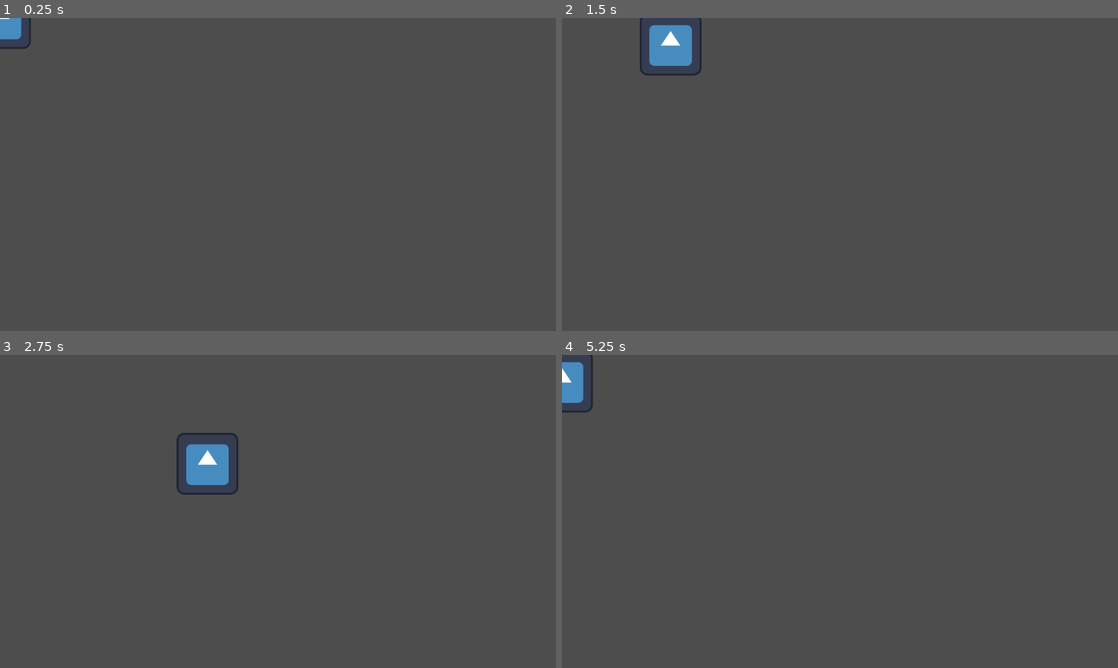
Above: before the commit, frames 1-4 (two rows, left to right).
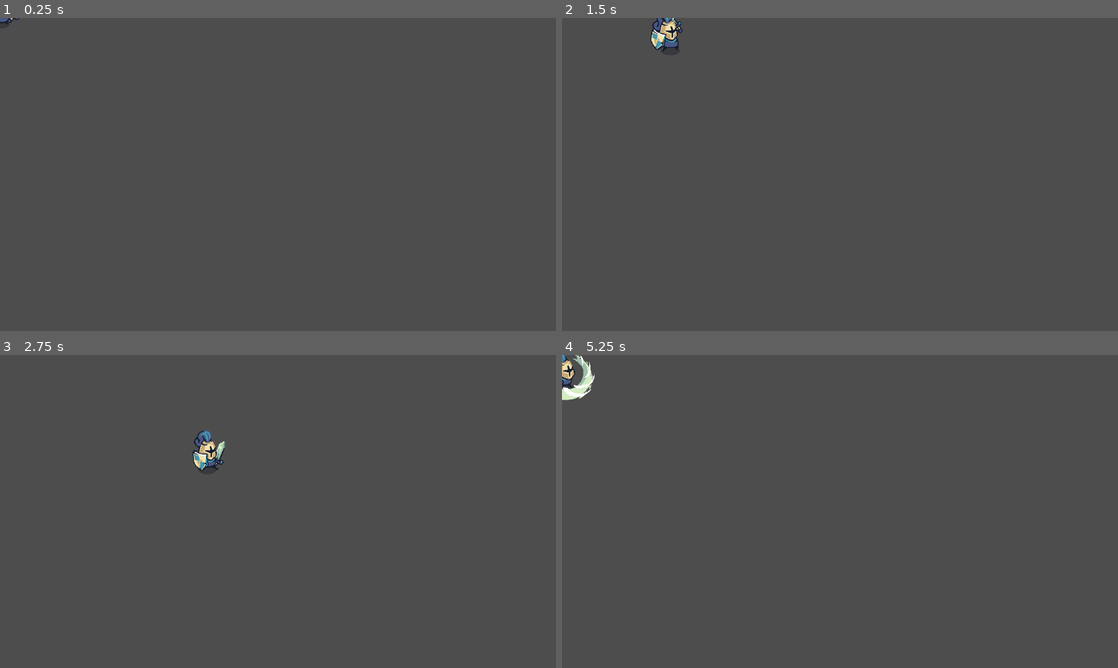
Above: after the commit, the same moments.

Repository: supgi/projeto-z
Game: Godot game, scene res://Objects/Player/player.tscn
The game is run twice, just before and just after one commit, with the same random seed, the same clock (stepped at 60 frames per second) and the same inputs. The project has no main scene, so this scene is started directly. The engine's default icon, where the game draws it, is replaced by a stand-in: a white triangle on a blue panel in a dark square.
Inputs (mouse positions are in pixels of both pictures, inside the frame that each line leads up to):
- Up to frame 1 (0.25 s): no input
- Up to frame 2 (1.5 s): tap Enter at 0.5 s; move the mouse to (962, 158) at 0.52 s; press the mouse at (962, 158) at 0.53 s; hold D (right) 0.53-1.28 s; move the mouse to (728, 190) at 1.27 s; release the mouse at (728, 190) at 1.28 s; hold S (down) from 1.28 s (still down); click (728, 190) at 1.35 s
- Up to frame 3 (2.75 s): move the mouse to (333, 442) at 2.02 s; release S (down) at 2.03 s; press the mouse at (333, 442) at 2.03 s; hold D (right) from 2.03 s (still down)
- Up to frame 4 (5.25 s): move the mouse to (812, 574) at 2.77 s; release D (right) at 2.78 s; release the mouse at (812, 574) at 2.78 s; hold W (up) 2.78-3.53 s; click (812, 574) at 2.85 s; move the mouse to (1006, 558) at 3.52 s; press the mouse at (1006, 558) at 3.53 s; hold A (left) 3.53-5.03 s; move the mouse to (673, 464) at 4.27 s; release the mouse at (673, 464) at 4.28 s; click (673, 464) at 4.35 s; move the mouse to (867, 511) at 5.02 s; press the mouse at (867, 511) at 5.03 s; hold S (down) from 5.03 s (still down)

The runs differ from the first frame. In frame 1, 0.3% of the frame differs, in the area x 0-6%, y 0-10%; in frame 2, 1.3%; in frame 3, 1.3%, in the area x 31-43%, y 24-45%; in frame 4, 0.8%.

Commit message:
feat: added animation system

Diff:
--- a/Objects/Enemy/Scripts/enemy.gd
+++ b/Objects/Enemy/Scripts/enemy.gd
@@ -19,7 +19,7 @@
 
 func _physics_process(delta: float) -> void: state_action[state].call()
 
-func _idle() -> void: pass
+func _idle() -> void: move(Vector2.ZERO)
 
 func _following() -> void:
 
@@ -27,7 +27,7 @@
 
 		var direction: Vector2 = global_position.direction_to(player.global_position)
 		move(direction)
-		if global_position.distance_to(player.global_position) < 180: state = STATES.ATTACKING
+		if global_position.distance_to(player.global_position) < 70: state = STATES.ATTACKING
 
 func _attacking() -> void:
 
@@ -36,7 +36,7 @@
 		var direction: Vector2 = global_position.direction_to(player.global_position)
 		attack(direction)
 
-		if global_position.distance_to(player.global_position) > 180: state = STATES.FOLLOWING
+		if global_position.distance_to(player.global_position) > 70: state = STATES.FOLLOWING
 
 func _on_body_entered(body: Node2D) -> void:
 
--- a/Objects/Enemy/enemy.tscn
+++ b/Objects/Enemy/enemy.tscn
@@ -1,11 +1,160 @@
-[gd_scene load_steps=7 format=3 uid="uid://b6b2wpcyspnb3"]
+[gd_scene load_steps=28 format=3 uid="uid://b6b2wpcyspnb3"]
 
 [ext_resource type="Script" uid="uid://d1l8x4kqg4er4" path="res://Objects/Enemy/Scripts/enemy.gd" id="1_mpms8"]
-[ext_resource type="Texture2D" uid="uid://c6shi5atao84a" path="res://icon.svg" id="2_mpms8"]
 [ext_resource type="Script" uid="uid://b78kf1sxbkwb5" path="res://Scripts/Classes/attack_area.gd" id="3_0o1ru"]
+[ext_resource type="Texture2D" uid="uid://b5tbe7yrxbkdg" path="res://Assets/Units/Red Units/Warrior/Warrior_Attack1.png" id="4_inh4i"]
+[ext_resource type="Texture2D" uid="uid://cr3mti633hasf" path="res://Assets/Units/Red Units/Warrior/Warrior_Idle.png" id="4_vvbri"]
+[ext_resource type="Texture2D" uid="uid://cm0ipks6f1dro" path="res://Assets/Units/Red Units/Warrior/Warrior_Run.png" id="6_oc3m2"]
+
+[sub_resource type="AtlasTexture" id="AtlasTexture_lcj3c"]
+atlas = ExtResource("4_inh4i")
+region = Rect2(0, 0, 192, 192)
+
+[sub_resource type="AtlasTexture" id="AtlasTexture_88hj4"]
+atlas = ExtResource("4_inh4i")
+region = Rect2(192, 0, 192, 192)
+
+[sub_resource type="AtlasTexture" id="AtlasTexture_ht8vv"]
+atlas = ExtResource("4_inh4i")
+region = Rect2(384, 0, 192, 192)
+
+[sub_resource type="AtlasTexture" id="AtlasTexture_utjfn"]
+atlas = ExtResource("4_inh4i")
+region = Rect2(576, 0, 192, 192)
+
+[sub_resource type="AtlasTexture" id="AtlasTexture_4yh4q"]
+atlas = ExtResource("4_vvbri")
+region = Rect2(0, 0, 192, 192)
+
+[sub_resource type="AtlasTexture" id="AtlasTexture_inh4i"]
+atlas = ExtResource("4_vvbri")
+region = Rect2(192, 0, 192, 192)
+
+[sub_resource type="AtlasTexture" id="AtlasTexture_oc3m2"]
+atlas = ExtResource("4_vvbri")
+region = Rect2(384, 0, 192, 192)
+
+[sub_resource type="AtlasTexture" id="AtlasTexture_6i1qt"]
+atlas = ExtResource("4_vvbri")
+region = Rect2(576, 0, 192, 192)
+
+[sub_resource type="AtlasTexture" id="AtlasTexture_ecmjm"]
+atlas = ExtResource("4_vvbri")
+region = Rect2(768, 0, 192, 192)
+
+[sub_resource type="AtlasTexture" id="AtlasTexture_hijke"]
+atlas = ExtResource("4_vvbri")
+region = Rect2(960, 0, 192, 192)
+
+[sub_resource type="AtlasTexture" id="AtlasTexture_laowg"]
+atlas = ExtResource("4_vvbri")
+region = Rect2(1152, 0, 192, 192)
+
+[sub_resource type="AtlasTexture" id="AtlasTexture_15he1"]
+atlas = ExtResource("4_vvbri")
+region = Rect2(1344, 0, 192, 192)
+
+[sub_resource type="AtlasTexture" id="AtlasTexture_ujq11"]
+atlas = ExtResource("6_oc3m2")
+region = Rect2(0, 0, 192, 192)
+
+[sub_resource type="AtlasTexture" id="AtlasTexture_cf36d"]
+atlas = ExtResource("6_oc3m2")
+region = Rect2(192, 0, 192, 192)
+
+[sub_resource type="AtlasTexture" id="AtlasTexture_25u1t"]
+atlas = ExtResource("6_oc3m2")
+region = Rect2(384, 0, 192, 192)
+
+[sub_resource type="AtlasTexture" id="AtlasTexture_o1gu3"]
+atlas = ExtResource("6_oc3m2")
+region = Rect2(576, 0, 192, 192)
+
+[sub_resource type="AtlasTexture" id="AtlasTexture_lvedp"]
+atlas = ExtResource("6_oc3m2")
+region = Rect2(768, 0, 192, 192)
+
+[sub_resource type="AtlasTexture" id="AtlasTexture_ouv0v"]
+atlas = ExtResource("6_oc3m2")
+region = Rect2(960, 0, 192, 192)
+
+[sub_resource type="SpriteFrames" id="SpriteFrames_lcj3c"]
+animations = [{
+"frames": [{
+"duration": 1.0,
+"texture": SubResource("AtlasTexture_lcj3c")
+}, {
+"duration": 1.0,
+"texture": SubResource("AtlasTexture_88hj4")
+}, {
+"duration": 1.0,
+"texture": SubResource("AtlasTexture_ht8vv")
+}, {
+"duration": 1.0,
+"texture": SubResource("AtlasTexture_utjfn")
+}, {
+"duration": 1.0,
+"texture": SubResource("AtlasTexture_lcj3c")
+}],
+"loop": false,
+"name": &"attack",
+"speed": 12.0
+}, {
+"frames": [{
+"duration": 1.0,
+"texture": SubResource("AtlasTexture_4yh4q")
+}, {
+"duration": 1.0,
+"texture": SubResource("AtlasTexture_inh4i")
+}, {
+"duration": 1.0,
+"texture": SubResource("AtlasTexture_oc3m2")
+}, {
+"duration": 1.0,
+"texture": SubResource("AtlasTexture_6i1qt")
+}, {
+"duration": 1.0,
+"texture": SubResource("AtlasTexture_ecmjm")
+}, {
+"duration": 1.0,
+"texture": SubResource("AtlasTexture_hijke")
+}, {
+"duration": 1.0,
+"texture": SubResource("AtlasTexture_laowg")
+}, {
+"duration": 1.0,
+"texture": SubResource("AtlasTexture_15he1")
+}],
+"loop": true,
+"name": &"idle",
+"speed": 12.0
+}, {
+"frames": [{
+"duration": 1.0,
+"texture": SubResource("AtlasTexture_ujq11")
+}, {
+"duration": 1.0,
+"texture": SubResource("AtlasTexture_cf36d")
+}, {
+"duration": 1.0,
+"texture": SubResource("AtlasTexture_25u1t")
+}, {
+"duration": 1.0,
+"texture": SubResource("AtlasTexture_o1gu3")
+}, {
+"duration": 1.0,
+"texture": SubResource("AtlasTexture_lvedp")
+}, {
+"duration": 1.0,
+"texture": SubResource("AtlasTexture_ouv0v")
+}],
+"loop": true,
+"name": &"run",
+"speed": 12.0
+}]
 
 [sub_resource type="RectangleShape2D" id="RectangleShape2D_0o1ru"]
-size = Vector2(129, 127)
+size = Vector2(34, 30)
 
 [sub_resource type="CircleShape2D" id="CircleShape2D_0o1ru"]
 radius = 45.0444
@@ -20,14 +169,15 @@
 detection_area = NodePath("DetectionArea")
 speed = 2.0
 attack_area = NodePath("AttackArea")
-sprites = NodePath("Sprite2D")
+sprites = NodePath("AnimatedSprite2D")
 metadata/_custom_type_script = "uid://dpbkv0e0cwfxj"
 
-[node name="Sprite2D" type="Sprite2D" parent="."]
-texture = ExtResource("2_mpms8")
+[node name="AnimatedSprite2D" type="AnimatedSprite2D" parent="."]
+position = Vector2(0, -18)
+sprite_frames = SubResource("SpriteFrames_lcj3c")
+animation = &"attack"
 
 [node name="CollisionShape2D" type="CollisionShape2D" parent="."]
-position = Vector2(-0.5, -0.5)
 shape = SubResource("RectangleShape2D_0o1ru")
 
 [node name="AttackArea" type="Area2D" parent="."]
@@ -35,10 +185,11 @@
 metadata/_custom_type_script = "uid://b78kf1sxbkwb5"
 
 [node name="CollisionShape2D" type="CollisionShape2D" parent="AttackArea"]
-position = Vector2(94, 1)
+position = Vector2(13, 0)
 shape = SubResource("CircleShape2D_0o1ru")
 
 [node name="DetectionArea" type="Area2D" parent="."]
+visible = false
 
 [node name="CollisionShape2D" type="CollisionShape2D" parent="DetectionArea"]
 shape = SubResource("CircleShape2D_vvbri")
--- a/Objects/Player/player.tscn
+++ b/Objects/Player/player.tscn
@@ -1,24 +1,211 @@
-[gd_scene load_steps=6 format=3 uid="uid://bws7xxpby6gh0"]
+[gd_scene load_steps=32 format=3 uid="uid://bws7xxpby6gh0"]
 
 [ext_resource type="Script" uid="uid://b5glxvg0ocpop" path="res://Objects/Player/Scripts/player.gd" id="1_156m4"]
-[ext_resource type="Texture2D" uid="uid://c6shi5atao84a" path="res://icon.svg" id="2_yw17q"]
+[ext_resource type="Texture2D" uid="uid://4xpcdy5xvfsu" path="res://Assets/Units/Blue Units/Warrior/Warrior_Attack1.png" id="2_u7612"]
 [ext_resource type="Script" uid="uid://b78kf1sxbkwb5" path="res://Scripts/Classes/attack_area.gd" id="3_l2ya6"]
+[ext_resource type="Texture2D" uid="uid://cyug4stt22b04" path="res://Assets/Units/Blue Units/Warrior/Warrior_Run.png" id="3_o1rty"]
+[ext_resource type="Texture2D" uid="uid://d1t576fnl7e68" path="res://Assets/Units/Blue Units/Warrior/Warrior_Attack2.png" id="4_bpp7x"]
+[ext_resource type="Texture2D" uid="uid://cpgu4fov3x3y8" path="res://Assets/Units/Blue Units/Warrior/Warrior_Idle.png" id="4_o1rty"]
+
+[sub_resource type="AtlasTexture" id="AtlasTexture_r7vp5"]
+atlas = ExtResource("2_u7612")
+region = Rect2(0, 0, 192, 192)
+
+[sub_resource type="AtlasTexture" id="AtlasTexture_um0bh"]
+atlas = ExtResource("2_u7612")
+region = Rect2(192, 0, 192, 192)
+
+[sub_resource type="AtlasTexture" id="AtlasTexture_8nghj"]
+atlas = ExtResource("2_u7612")
+region = Rect2(384, 0, 192, 192)
+
+[sub_resource type="AtlasTexture" id="AtlasTexture_rn8wc"]
+atlas = ExtResource("2_u7612")
+region = Rect2(576, 0, 192, 192)
+
+[sub_resource type="AtlasTexture" id="AtlasTexture_t45n6"]
+atlas = ExtResource("4_o1rty")
+region = Rect2(0, 0, 192, 192)
+
+[sub_resource type="AtlasTexture" id="AtlasTexture_u7612"]
+atlas = ExtResource("4_o1rty")
+region = Rect2(192, 0, 192, 192)
+
+[sub_resource type="AtlasTexture" id="AtlasTexture_bpp7x"]
+atlas = ExtResource("4_o1rty")
+region = Rect2(384, 0, 192, 192)
+
+[sub_resource type="AtlasTexture" id="AtlasTexture_jllbl"]
+atlas = ExtResource("4_o1rty")
+region = Rect2(576, 0, 192, 192)
+
+[sub_resource type="AtlasTexture" id="AtlasTexture_0mj7g"]
+atlas = ExtResource("4_o1rty")
+region = Rect2(768, 0, 192, 192)
+
+[sub_resource type="AtlasTexture" id="AtlasTexture_thffa"]
+atlas = ExtResource("4_o1rty")
+region = Rect2(960, 0, 192, 192)
+
+[sub_resource type="AtlasTexture" id="AtlasTexture_xtia4"]
+atlas = ExtResource("4_o1rty")
+region = Rect2(1152, 0, 192, 192)
+
+[sub_resource type="AtlasTexture" id="AtlasTexture_5xe3a"]
+atlas = ExtResource("4_o1rty")
+region = Rect2(1344, 0, 192, 192)
+
+[sub_resource type="AtlasTexture" id="AtlasTexture_xgj1l"]
+atlas = ExtResource("4_bpp7x")
+region = Rect2(0, 0, 192, 192)
+
+[sub_resource type="AtlasTexture" id="AtlasTexture_wl3ml"]
+atlas = ExtResource("4_bpp7x")
+region = Rect2(192, 0, 192, 192)
+
+[sub_resource type="AtlasTexture" id="AtlasTexture_ipsqe"]
+atlas = ExtResource("4_bpp7x")
+region = Rect2(384, 0, 192, 192)
+
+[sub_resource type="AtlasTexture" id="AtlasTexture_2xc6l"]
+atlas = ExtResource("4_bpp7x")
+region = Rect2(576, 0, 192, 192)
+
+[sub_resource type="AtlasTexture" id="AtlasTexture_yemeo"]
+atlas = ExtResource("3_o1rty")
+region = Rect2(0, 0, 192, 192)
+
+[sub_resource type="AtlasTexture" id="AtlasTexture_8a0no"]
+atlas = ExtResource("3_o1rty")
+region = Rect2(192, 0, 192, 192)
+
+[sub_resource type="AtlasTexture" id="AtlasTexture_kmg4v"]
+atlas = ExtResource("3_o1rty")
+region = Rect2(384, 0, 192, 192)
+
+[sub_resource type="AtlasTexture" id="AtlasTexture_nipdn"]
+atlas = ExtResource("3_o1rty")
+region = Rect2(576, 0, 192, 192)
+
+[sub_resource type="AtlasTexture" id="AtlasTexture_ikfl2"]
+atlas = ExtResource("3_o1rty")
+region = Rect2(768, 0, 192, 192)
+
+[sub_resource type="AtlasTexture" id="AtlasTexture_iuvgb"]
+atlas = ExtResource("3_o1rty")
+region = Rect2(960, 0, 192, 192)
+
+[sub_resource type="SpriteFrames" id="SpriteFrames_yemeo"]
+animations = [{
+"frames": [{
+"duration": 1.0,
+"texture": SubResource("AtlasTexture_r7vp5")
+}, {
+"duration": 1.0,
+"texture": SubResource("AtlasTexture_um0bh")
+}, {
+"duration": 1.0,
+"texture": SubResource("AtlasTexture_8nghj")
+}, {
+"duration": 1.0,
+"texture": SubResource("AtlasTexture_rn8wc")
+}, {
+"duration": 1.0,
+"texture": SubResource("AtlasTexture_r7vp5")
+}],
+"loop": false,
+"name": &"attack",
+"speed": 12.0
+}, {
+"frames": [{
+"duration": 1.0,
+"texture": SubResource("AtlasTexture_t45n6")
+}, {
+"duration": 1.0,
+"texture": SubResource("AtlasTexture_u7612")
+}, {
+"duration": 1.0,
+"texture": SubResource("AtlasTexture_bpp7x")
+}, {
+"duration": 1.0,
+"texture": SubResource("AtlasTexture_jllbl")
+}, {
+"duration": 1.0,
+"texture": SubResource("AtlasTexture_0mj7g")
+}, {
+"duration": 1.0,
+"texture": SubResource("AtlasTexture_thffa")
+}, {
+"duration": 1.0,
+"texture": SubResource("AtlasTexture_xtia4")
+}, {
+"duration": 1.0,
+"texture": SubResource("AtlasTexture_5xe3a")
+}],
+"loop": true,
+"name": &"idle",
+"speed": 12.0
+}, {
+"frames": [{
+"duration": 1.0,
+"texture": SubResource("AtlasTexture_xgj1l")
+}, {
+"duration": 1.0,
+"texture": SubResource("AtlasTexture_wl3ml")
+}, {
+"duration": 1.0,
+"texture": SubResource("AtlasTexture_ipsqe")
+}, {
+"duration": 1.0,
+"texture": SubResource("AtlasTexture_2xc6l")
+}],
+"loop": true,
+"name": &"new_animation",
+"speed": 5.0
+}, {
+"frames": [{
+"duration": 1.0,
+"texture": SubResource("AtlasTexture_yemeo")
+}, {
+"duration": 1.0,
+"texture": SubResource("AtlasTexture_8a0no")
+}, {
+"duration": 1.0,
+"texture": SubResource("AtlasTexture_kmg4v")
+}, {
+"duration": 1.0,
+"texture": SubResource("AtlasTexture_nipdn")
+}, {
+"duration": 1.0,
+"texture": SubResource("AtlasTexture_ikfl2")
+}, {
+"duration": 1.0,
+"texture": SubResource("AtlasTexture_iuvgb")
+}],
+"loop": true,
+"name": &"run",
+"speed": 12.0
+}]
 
 [sub_resource type="RectangleShape2D" id="RectangleShape2D_yw17q"]
-size = Vector2(126, 126)
+size = Vector2(40, 26)
 
 [sub_resource type="CircleShape2D" id="CircleShape2D_o1rty"]
-radius = 55.1453
+radius = 48.0104
 
 [node name="Player" type="CharacterBody2D" node_paths=PackedStringArray("attack_area", "sprites") groups=["Player"]]
 collision_mask = 18
 script = ExtResource("1_156m4")
 speed = 5.0
 attack_area = NodePath("AttackArea")
-sprites = NodePath("Sprite2D")
-
-[node name="Sprite2D" type="Sprite2D" parent="."]
-texture = ExtResource("2_yw17q")
+sprites = NodePath("AnimatedSprite2D")
+
+[node name="AnimatedSprite2D" type="AnimatedSprite2D" parent="."]
+position = Vector2(0, -19)
+sprite_frames = SubResource("SpriteFrames_yemeo")
+animation = &"attack"
+frame = 4
+frame_progress = 1.0
 
 [node name="CollisionShape2D" type="CollisionShape2D" parent="."]
 shape = SubResource("RectangleShape2D_yw17q")
@@ -27,5 +214,5 @@
 script = ExtResource("3_l2ya6")
 
 [node name="CollisionShape2D" type="CollisionShape2D" parent="AttackArea"]
-position = Vector2(84, 6)
+position = Vector2(13, -2)
 shape = SubResource("CircleShape2D_o1rty")
--- a/Scripts/Classes/actor.gd
+++ b/Scripts/Classes/actor.gd
@@ -10,13 +10,32 @@
 func _init() -> void:
 
 	motion_mode = CharacterBody2D.MOTION_MODE_FLOATING
+
+	#region timer configuration
+
 	var new_timer: Timer = Timer.new()
 	new_timer.wait_time = cooldown
 	new_timer.timeout.connect(_cooldown_timer_end)
 	cooldown_timer = new_timer
 	add_child(new_timer)
 
+	#endregion
+
 func move(direction: Vector2) -> void:
+
+	if not can_attack:
+
+		pass
+
+	elif direction == Vector2.ZERO:
+
+		_set_animation("idle")
+
+	else:
+
+		if direction.x: sprites.flip_h = direction.x < 0
+
+		_set_animation("run")
 
 	var movement: Vector2 = direction * speed
 
@@ -29,6 +48,9 @@
 		can_attack = false
 		cooldown_timer.start()
 
+		_set_animation("attack")
+		if direction.x: sprites.flip_h = direction.x < 0
+
 		attack_area.rotation = direction.angle()
 
 		# Animation time not implemented yet
@@ -36,4 +58,13 @@
 
 		attack_area.hit()
 
+func _set_animation(name: String) -> void:
+
+	if sprites is AnimatedSprite2D:
+
+		var teste: AnimatedSprite2D = AnimatedSprite2D.new()
+
+		sprites.animation = name
+		sprites.play()
+
 func _cooldown_timer_end() -> void: can_attack = true
